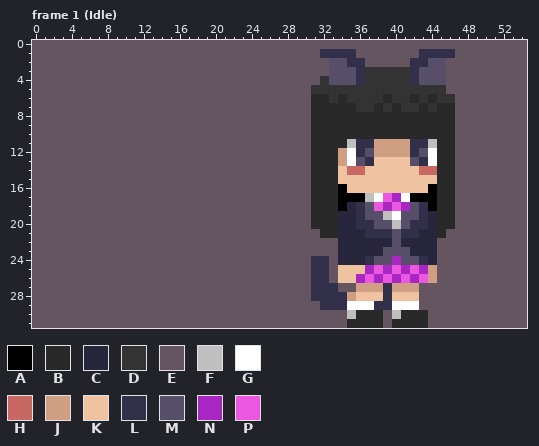
One commit to this pixel-art file: _Res/Ase/Player Playground.ase. That is the earlier state.
55x32 pixels, 75 frames. Colours within 5 levels of each other are drawn and written as one. Shown: frame 1 (Idle). The commit also changed other frames, which this record leaves out.
Palette (. is transparent): A #000000  B #292929  C #27263c  D #333333  E #655561  F #bfbfbf  G #ffffff  H #c76863  J #d09e83  K #efc2a0  L #322f4a  M #574f69  N #a827c2  P #ec57e1
The result:
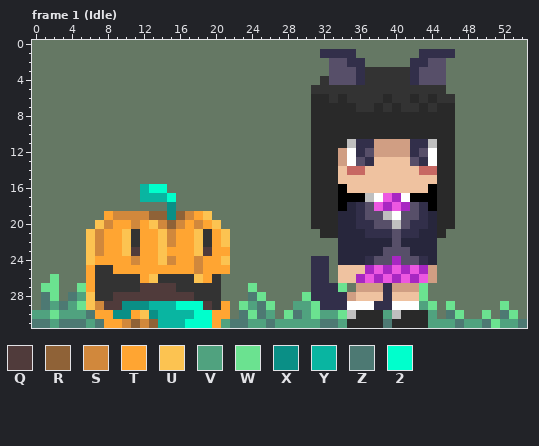
Colours new in this view: Q #503b3b  R #8f6237  S #d1883c  T #ffa532  U #fcc351  V #50a27f  W #6be290  X #0a8f86  Y #09b5a1  Z #4d7973  2 #00ffcc
Change:
layer "Gua" added
Colour E changes from #655561 to #657864.
Frame 1 (Idle), layers "Gua", "Background":
The author changed colour E to colour 2 in row 16 at x 13 to 14; in row 17 at x 15; in row 29 at x 16 to 18; in row 30 at x 18 to 19; in row 31 at x 17 to 19.
The author changed colour E to colour D in rows 21 to 22 at x 11 and 19; in row 25 at x 7 to 8; in row 26 at x 7 to 11, 14 to 17 and 20; in row 27 at x 7 to 11 and 16 to 20; in row 28 at x 7 to 8 and 18 to 20; in row 29 at x 20.
The author changed colour E to colour Q in row 23 at x 11 and 19; in row 27 at x 12 to 15; in row 28 at x 9 to 17; in row 29 at x 8 to 9 and 19.
The author changed colour E to colour R in row 19 at x 13 to 14 and 16; in row 20 at x 15; in row 31 at x 11 and 13.
The author changed colour E to colour S in row 19 at x 9 to 12 and 17; in row 20 at x 8, 11, 14, 16 and 18; in rows 21 to 22 at x 7 and 15; in row 23 at x 7; in row 24 at x 11, 15 and 18; in row 25 at x 18.
The author changed colour E to colour S in row 29 at x 7; in row 31 at x 10 and 12.
The author changed colour E to colour T in row 19 at x 8 and 18; in row 20 at x 9 to 10, 12, 17 and 19; in rows 21 to 22 at x 8 to 9, 12 to 13, 16 to 17 and 20; in row 23 at x 8 to 9, 12 to 13, 15 to 17 and 20 to 21; in row 24 at x 7 to 10, 12 to 13, 16 to 17 and 19 to 20; in row 25 at x 6, 9 to 17 and 19 to 21.
The author changed colour E to colour T in row 26 at x 6, 12 and 19; in row 27 at x 6; in row 29 at x 21; in row 30 at x 7 to 8, 11 and 20 to 21; in row 31 at x 8 to 9 and 20.
The author changed colour E to colour U in row 19 at x 19; in row 20 at x 7, 13 and 20; in rows 21 to 22 at x 6, 10, 14, 18 and 21; in row 23 at x 6, 10, 14 and 18; in row 24 at x 6, 14 and 21; in row 26 at x 13 and 18.
The author changed colour E to colour U in rows 28 to 29 at x 6; in row 30 at x 12.
The author changed colour E to colour V in row 28 at x 5; in row 29 at x 2, 4, 24, 29 to 30 and 43; in row 30 at x 0 to 1, 3 to 5, 26, 30, 32 to 33, 39 and 44; in row 31 at x 2, 6, 21, 24 to 25, 27 to 31, 34, 44 to 46, 48 to 49 and 52 to 53.
The author changed colour E to colour W in row 26 at x 2; in row 27 at x 1 to 2, 5, 24, 34 and 43; in row 28 at x 2, 25, 30 and 43; in row 29 at x 5, 23, 26, 31, 44, 46 and 52; in row 30 at x 2, 24, 28, 31, 34, 47, 50 and 53; in row 31 at x 51.
The author changed colour E to colour X in rows 18 to 19 at x 15; in row 29 at x 10 to 12; in row 30 at x 9 to 10 and 13.
The author changed colour E to colour Y in row 16 at x 12; in row 17 at x 12 to 14; in row 29 at x 13 to 15; in row 30 at x 14 to 17; in row 31 at x 14 to 16.
The author changed colour E to colour Z in row 28 at x 1, 4 and 24; in row 29 at x 1, 3 and 25; in row 30 at x 6, 23, 25, 29, 46 and 52; in row 31 at x 0 to 1, 3 to 5, 7, 22 to 23, 26, 32 to 33, 39, 47, 50 and 54.
Where, in picture pixels (left, top, right, bottom), the same in both pictures:
changed: (32, 40, 527, 328)
